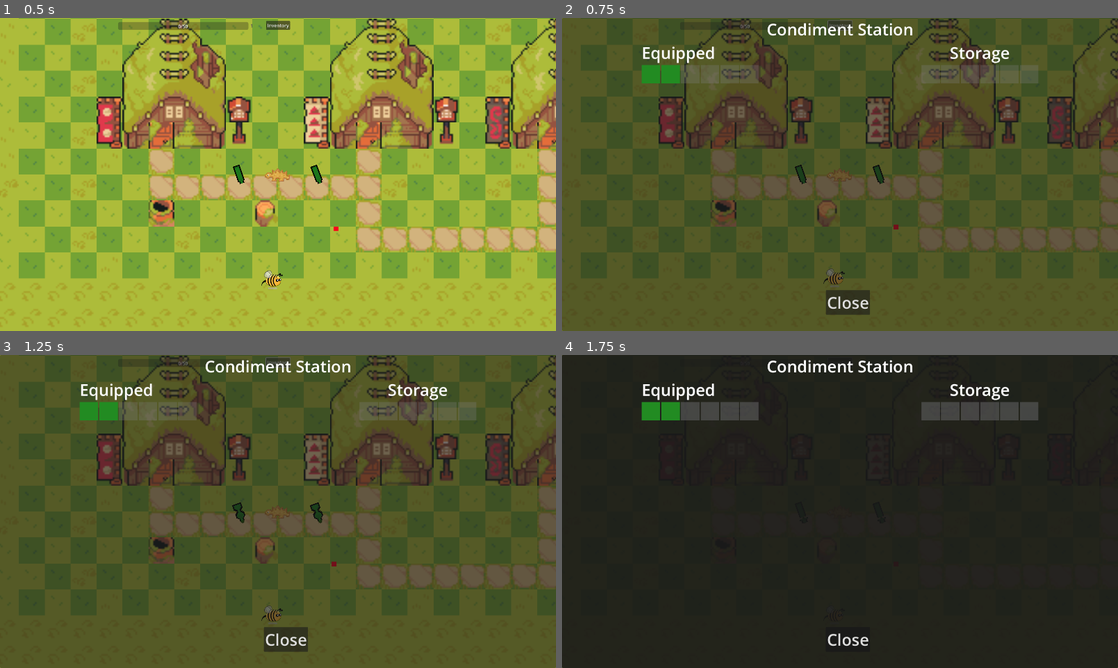
Above: before the commit, frames 1-4 (two rows, left to right).
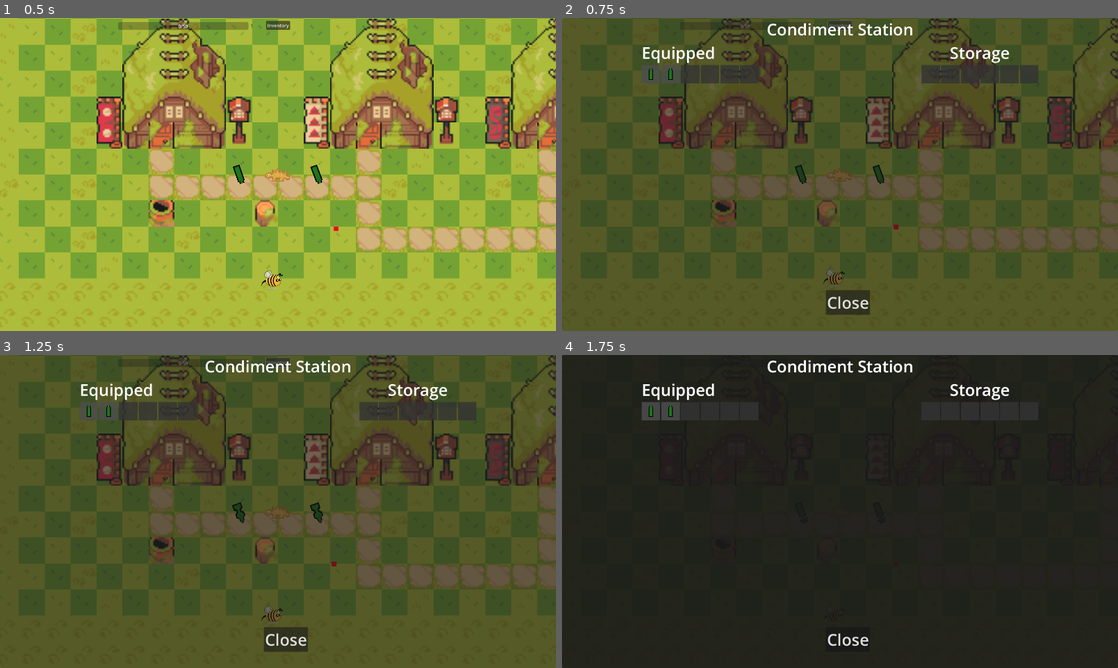
Above: after the commit, the same moments.

Repository: DadImScared/nuggs-and-zuggs-revamped
Game: Godot game, scene res://Scenes/game.tscn
Same seed, same stepped clock (60 frames per second), same inputs: the game is played once before the commit and once after it.
Inputs (mouse positions are in pixels of both pictures, inside the frame that each line leads up to):
- Up to frame 1 (0.5 s): no input
- Up to frame 2 (0.75 s): click "Inventory" at 0.5 s
- Up to frame 3 (1.25 s): no input
- Up to frame 4 (1.75 s): tap Enter (ui_accept) at 1.25, 1.52 s; move the mouse to (962, 495) at 1.27 s; hold D (right) from 1.28 s (still down); click (962, 495) at 1.42 s

Frame 1 is identical in both runs. In frame 2, 2.2% of the frame differs, in the area x 14-86%, y 15-21%; in frame 3, 2.2%; in frame 4, 0.4%.

Commit message:
add bottle details

Diff:
--- /dev/null
+++ b/Scenes/UI/bottle_details_panel.gd
@@ -0,0 +1,83 @@
+class_name BottleDetailsPanel
+extends Panel
+
+@onready var bottle_name = $VBox/BottleName
+@onready var bottle_level = $VBox/BottleLevel
+@onready var bottle_sprite = $VBox/SpriteContainer/BottleSprite
+@onready var damage_label = $VBox/StatsContainer/DamageLabel
+@onready var fire_rate_label = $VBox/StatsContainer/FireRateLabel
+@onready var range_label = $VBox/StatsContainer/RangeLabel
+@onready var xp_bar = $VBox/XPContainer/XPBar
+@onready var xp_label = $VBox/XPContainer/XPLabel
+@onready var upgrades_container = $VBox/UpgradesContainer
+@onready var upgrades_list = $VBox/UpgradesContainer/UpgradesList
+
+const BOTTLE_TEXTURE = preload("res://Assets/Sprites/Bottles/basebottle.png")
+
+var current_bottle: ImprovedBaseSauceBottle = null
+
+func _ready():
+	hide()
+
+func show_bottle_details(bottle: ImprovedBaseSauceBottle):
+	if not bottle or not bottle.sauce_data:
+		hide()
+		return
+
+	current_bottle = bottle
+	var sauce_data = bottle.sauce_data
+
+	# Basic info
+	bottle_name.text = sauce_data.sauce_name
+	bottle_level.text = "Level %d" % bottle.current_level
+
+	# Sprite with color
+	bottle_sprite.texture = BOTTLE_TEXTURE
+	bottle_sprite.modulate = sauce_data.sauce_color
+
+	# Current stats (accounting for level scaling)
+	var current_damage = sauce_data.get_current_damage(bottle.current_level)
+	var current_fire_rate = sauce_data.get_current_fire_rate(bottle.current_level)
+	var current_range = sauce_data.get_current_range(bottle.current_level)
+
+	damage_label.text = "Damage: %.1f" % current_damage
+	fire_rate_label.text = "Fire Rate: %.1f/sec" % current_fire_rate
+	range_label.text = "Range: %.0f" % current_range
+
+	# XP Progress
+	if bottle.current_level < bottle.max_level:
+		xp_bar.max_value = bottle.xp_to_next_level
+		xp_bar.value = bottle.current_xp
+		xp_label.text = "%d / %d XP" % [bottle.current_xp, bottle.xp_to_next_level]
+		xp_bar.visible = true
+		xp_label.visible = true
+	else:
+		xp_bar.visible = false
+		xp_label.text = "MAX LEVEL"
+		xp_label.visible = true
+
+	# Show upgrades
+	update_upgrades_display()
+
+	show()
+
+func update_upgrades_display():
+	# Clear existing upgrade labels
+	for child in upgrades_list.get_children():
+		child.queue_free()
+
+	if current_bottle and current_bottle.chosen_upgrades.size() > 0:
+		upgrades_container.visible = true
+		for upgrade in current_bottle.chosen_upgrades:
+			var upgrade_label = Label.new()
+			upgrade_label.text = "• " + upgrade
+			upgrade_label.add_theme_color_override("font_color", Color.LIGHT_GREEN)
+			upgrade_label.add_theme_font_size_override("font_size", 12)
+			upgrade_label.autowrap_mode = TextServer.AUTOWRAP_WORD_SMART
+			upgrades_list.add_child(upgrade_label)
+	else:
+		upgrades_container.visible = false
+
+func hide_details():
+	hide()
+	current_bottle = null
--- /dev/null
+++ b/Scenes/UI/bottle_details_panel.tscn
@@ -0,0 +1,114 @@
+[gd_scene load_steps=3 format=3 uid="uid://bjavlsvo6o2qd"]
+
+[ext_resource type="Script" uid="uid://ctrxmtwlm8ipl" path="res://Scenes/UI/bottle_details_panel.gd" id="1_details"]
+[ext_resource type="Texture2D" uid="uid://duprnfdb7k65g" path="res://Assets/Sprites/Bottles/basebottle.png" id="2_bottle"]
+
+[node name="BottleDetailsPanel" type="Panel"]
+offset_right = 250.0
+offset_bottom = 400.0
+script = ExtResource("1_details")
+
+[node name="VBox" type="VBoxContainer" parent="."]
+layout_mode = 1
+anchors_preset = 15
+anchor_right = 1.0
+anchor_bottom = 1.0
+offset_left = 8.0
+offset_top = 8.0
+offset_right = -8.0
+offset_bottom = -8.0
+grow_horizontal = 2
+grow_vertical = 2
+
+[node name="BottleName" type="Label" parent="VBox"]
+layout_mode = 2
+theme_override_font_sizes/font_size = 16
+text = "Sauce Name"
+horizontal_alignment = 1
+
+[node name="BottleLevel" type="Label" parent="VBox"]
+layout_mode = 2
+theme_override_colors/font_color = Color(1, 1, 0, 1)
+theme_override_font_sizes/font_size = 14
+text = "Level 1"
+horizontal_alignment = 1
+
+[node name="HSeparator" type="HSeparator" parent="VBox"]
+layout_mode = 2
+
+[node name="SpriteContainer" type="CenterContainer" parent="VBox"]
+layout_mode = 2
+size_flags_vertical = 0
+
+[node name="BottleSprite" type="TextureRect" parent="VBox/SpriteContainer"]
+custom_minimum_size = Vector2(48, 48)
+layout_mode = 2
+texture = ExtResource("2_bottle")
+expand_mode = 1
+stretch_mode = 5
+
+[node name="HSeparator2" type="HSeparator" parent="VBox"]
+layout_mode = 2
+
+[node name="StatsContainer" type="VBoxContainer" parent="VBox"]
+layout_mode = 2
+
+[node name="StatsTitle" type="Label" parent="VBox/StatsContainer"]
+layout_mode = 2
+theme_override_colors/font_color = Color(0.8, 0.8, 1, 1)
+theme_override_font_sizes/font_size = 14
+text = "Current Stats"
+
+[node name="DamageLabel" type="Label" parent="VBox/StatsContainer"]
+layout_mode = 2
+theme_override_font_sizes/font_size = 12
+text = "Damage: 10.0"
+
+[node name="FireRateLabel" type="Label" parent="VBox/StatsContainer"]
+layout_mode = 2
+theme_override_font_sizes/font_size = 12
+text = "Fire Rate: 1.0/sec"
+
+[node name="RangeLabel" type="Label" parent="VBox/StatsContainer"]
+layout_mode = 2
+theme_override_font_sizes/font_size = 12
+text = "Range: 100"
+
+[node name="HSeparator3" type="HSeparator" parent="VBox"]
+layout_mode = 2
+
+[node name="XPContainer" type="VBoxContainer" parent="VBox"]
+layout_mode = 2
+
+[node name="XPTitle" type="Label" parent="VBox/XPContainer"]
+layout_mode = 2
+theme_override_colors/font_color = Color(0.8, 0.8, 1, 1)
+theme_override_font_sizes/font_size = 14
+text = "Experience"
+
+[node name="XPBar" type="ProgressBar" parent="VBox/XPContainer"]
+layout_mode = 2
+max_value = 25.0
+step = 1.0
+show_percentage = false
+
+[node name="XPLabel" type="Label" parent="VBox/XPContainer"]
+layout_mode = 2
+theme_override_font_sizes/font_size = 12
+text = "0 / 25 XP"
+horizontal_alignment = 1
+
+[node name="HSeparator4" type="HSeparator" parent="VBox"]
+layout_mode = 2
+
+[node name="UpgradesContainer" type="VBoxContainer" parent="VBox"]
+layout_mode = 2
+
+[node name="UpgradesTitle" type="Label" parent="VBox/UpgradesContainer"]
+layout_mode = 2
+theme_override_colors/font_color = Color(0.8, 0.8, 1, 1)
+theme_override_font_sizes/font_size = 14
+text = "Upgrades"
+
+[node name="UpgradesList" type="VBoxContainer" parent="VBox/UpgradesContainer"]
+layout_mode = 2
--- a/Scenes/UI/inventory_slot.gd
+++ b/Scenes/UI/inventory_slot.gd
@@ -1,62 +1,143 @@
 class_name InventorySlot
 extends AspectRatioContainer
 
+signal slot_selected(slot: InventorySlot)
+
 var slot_type = "inventory"
 var slot_index = 0
-var sauce_bottle = null  # Now always a bottle instance or null
-
-var is_dragging = false
-var drag_preview = null
+var sauce_bottle = null
+var is_selected = false
 
 @onready var slot_frame = $SlotFrame
-@onready var sauce_icon = $SlotFrame/ColorRect
+@onready var background = $SlotFrame/Background
+@onready var selection_border = $SlotFrame/SelectionBorder
+@onready var sauce_icon = $SlotFrame/SauceIcon
+@onready var level_label = $SlotFrame/LevelLabel
+
 const DRAG_PREVIEW_SCENE = preload("res://Scenes/UI/drag_preview.tscn")
+const BOTTLE_TEXTURE = preload("res://Assets/Sprites/Bottles/basebottle.png")
 
 func _ready():
-	sauce_icon.set_drag_forwarding(get_drag_data, can_drop_data, drop_data)
+	# First test - let's see if SlotFrame receives ANY mouse events
+	slot_frame.gui_input.connect(_on_slot_frame_input)
+
+	# Try setting up drag forwarding
+	slot_frame.set_drag_forwarding(get_drag_data, can_drop_data, drop_data)
+
+	# Initialize bottle data
 	if slot_type == "equipped":
 		sauce_bottle = InventoryManager.equipped.get(slot_index)
 	else:
 		sauce_bottle = InventoryManager.storage.get(slot_index)
 
+	print("InventorySlot _ready - slot_type: %s, index: %d, bottle: %s" % [slot_type, slot_index, sauce_bottle])
 	update_visual()
 
+func _on_slot_frame_input(event: InputEvent):
+	print("SlotFrame received input: ", event)  # This should print for ANY mouse input
+	if event is InputEventMouseButton and event.button_index == MOUSE_BUTTON_LEFT:
+		if event.pressed and sauce_bottle != null:
+			print("Emitting slot_selected")
+			slot_selected.emit(self)
+		if event.pressed:
+			print("Mouse pressed on SlotFrame - sauce_bottle: ", sauce_bottle)
+
+# Drag and drop methods - all handled by SlotFrame
 func get_drag_data(at_position):
 	if sauce_bottle == null:
 		return null
-
-	set_drag_preview(create_drag_preview())
+	var preview = create_drag_preview()
+	set_drag_preview(preview)
 	return SlotData.new(self, sauce_bottle, slot_type, slot_index)
 
 func can_drop_data(at_position, data):
-	# Only allow movement from equipped to inventory and back
+	print("Can drop data on SlotFrame")
+	print("data: ", data)
+	print("data is SlotData: ", data is SlotData)
+
+	if not data is SlotData:
+		print("not SlotData")
+		return false
+
+	print("source slot_type: ", data["slot_type"])
+	print("target slot_type: ", slot_type)
+
 	if slot_type == "equipped":
-		return data["slot_type"] == "inventory"
+		var result = data["slot_type"] == "inventory"
+		print("equipped target, result: ", result)
+		return result
+	elif slot_type == "inventory":
+		var result = data["slot_type"] == "equipped"
+		print("inventory target, result: ", result)
+		return result
 
-	if slot_type == "inventory":
-		return data["slot_type"] == "equipped"
-	return data is SlotData and slot_type == "inventory"
+	return false
 
 func drop_data(at_position, data):
+	print("drop_data called on SlotFrame")
 	InventoryManager.move_sauce(data, SlotData.new(self, sauce_bottle, slot_type, slot_index))
 	data["slot"].sauce_bottle = sauce_bottle
 	sauce_bottle = data["sauce_bottle"]
 	data["slot"].update_visual()
 	update_visual()
 
+func set_selected(selected: bool):
+	is_selected = selected
+	update_selection_visual()
+
+func update_selection_visual():
+	if selection_border:
+		if is_selected:
+			selection_border.color = Color.html("#FFFF00CC")  # Yellow border with transparency
+		else:
+			selection_border.color = Color.html("#FFFF0000")  # Transparent
+
 func create_drag_preview():
-	var _drag_preview = DRAG_PREVIEW_SCENE.instantiate()
+	var preview = TextureRect.new()
+	preview.texture = BOTTLE_TEXTURE
+	preview.custom_minimum_size = Vector2(40, 40)
+	preview.expand_mode = TextureRect.EXPAND_FIT_WIDTH_PROPORTIONAL
+	preview.stretch_mode = TextureRect.STRETCH_KEEP_CENTERED
+
 	if sauce_bottle and sauce_bottle.sauce_data:
-		_drag_preview.modulate = sauce_bottle.sauce_data.sauce_color
-	return _drag_preview
+		preview.modulate = sauce_bottle.sauce_data.sauce_color
+
+	return preview
 
 func update_visual():
+	print("update_visual - sauce_bottle: ", sauce_bottle)
+	if sauce_bottle:
+		print("sauce_data: ", sauce_bottle.sauce_data)
+		if sauce_bottle.sauce_data:
+			print("sauce_name: ", sauce_bottle.sauce_data.sauce_name)
+
+	# Check if all UI elements exist
+	if not sauce_icon or not level_label or not background or not selection_border:
+		print("ERROR: Missing UI elements!")
+		return
+
 	if sauce_bottle and sauce_bottle.sauce_data:
+		# Show the bottle sprite with sauce color
+		sauce_icon.texture = BOTTLE_TEXTURE
 		sauce_icon.modulate = sauce_bottle.sauce_data.sauce_color
+		sauce_icon.visible = true
 
-		# Optional: Show level indicator if bottle is leveled up
+		# Show level if bottle is leveled up
 		if sauce_bottle.current_level > 1:
-			# Could add a level indicator here
-			pass
+			level_label.text = str(sauce_bottle.current_level)
+			level_label.visible = true
+		else:
+			level_label.visible = false
+
+		# Update background to show slot is occupied
+		background.color = Color.html("#4D4D4DCC")  # Lighter gray for occupied slots
 	else:
-		sauce_icon.modulate = Color(0.5, 0.5, 0.5, 0.3)
+		# Empty slot - keep TextureRect visible but transparent
+		sauce_icon.texture = BOTTLE_TEXTURE
+		sauce_icon.modulate = Color.TRANSPARENT  # Transparent instead of hiding
+		sauce_icon.visible = true  # Keep visible so it doesn't interfere with input
+		level_label.visible = false
+		background.color = Color.html("#333333CC")  # Dark gray for empty slots
+
+	# Update selection visual
+	update_selection_visual()
--- a/Scenes/UI/inventory_slot.tscn
+++ b/Scenes/UI/inventory_slot.tscn
@@ -1,6 +1,7 @@
-[gd_scene load_steps=2 format=3 uid="uid://byl468qghtf68"]
+[gd_scene load_steps=3 format=3 uid="uid://byl468qghtf68"]
 
 [ext_resource type="Script" uid="uid://u7qtfciqryyc" path="res://Scenes/UI/inventory_slot.gd" id="1_brh76"]
+[ext_resource type="Texture2D" uid="uid://duprnfdb7k65g" path="res://Assets/Sprites/Bottles/basebottle.png" id="2_nxjtc"]
 
 [node name="InventorySlot" type="AspectRatioContainer"]
 custom_minimum_size = Vector2(64, 64)
@@ -11,12 +12,55 @@
 script = ExtResource("1_brh76")
 
 [node name="SlotFrame" type="Control" parent="."]
+custom_minimum_size = Vector2(64, 64)
 layout_mode = 2
 
-[node name="ColorRect" type="ColorRect" parent="SlotFrame"]
+[node name="Background" type="ColorRect" parent="SlotFrame"]
+custom_minimum_size = Vector2(64, 64)
 layout_mode = 1
 anchors_preset = 15
 anchor_right = 1.0
 anchor_bottom = 1.0
 grow_horizontal = 2
 grow_vertical = 2
+color = Color(0.2, 0.2, 0.2, 0.8)
+
+[node name="SelectionBorder" type="ColorRect" parent="SlotFrame"]
+layout_mode = 1
+anchors_preset = 15
+anchor_right = 1.0
+anchor_bottom = 1.0
+grow_horizontal = 2
+grow_vertical = 2
+color = Color(1, 1, 0, 0)
+
+[node name="SauceIcon" type="TextureRect" parent="SlotFrame"]
+layout_mode = 1
+anchors_preset = 8
+anchor_left = 0.5
+anchor_top = 0.5
+anchor_right = 0.5
+anchor_bottom = 0.5
+offset_left = -20.0
+offset_top = -20.0
+offset_right = 20.0
+offset_bottom = 20.0
+grow_horizontal = 2
+grow_vertical = 2
+texture = ExtResource("2_nxjtc")
+expand_mode = 3
+
+[node name="LevelLabel" type="Label" parent="SlotFrame"]
+visible = false
+layout_mode = 1
+anchors_preset = 3
+anchor_left = 1.0
+anchor_top = 1.0
+anchor_right = 1.0
+anchor_bottom = 1.0
+offset_left = -40.0
+offset_top = -23.0
+grow_horizontal = 0
+grow_vertical = 0
+theme_override_colors/font_color = Color(1, 1, 0, 1)
+theme_override_font_sizes/font_size = 10
Not shown, added: Scenes/UI/bottle_details_panel.gd.uid
